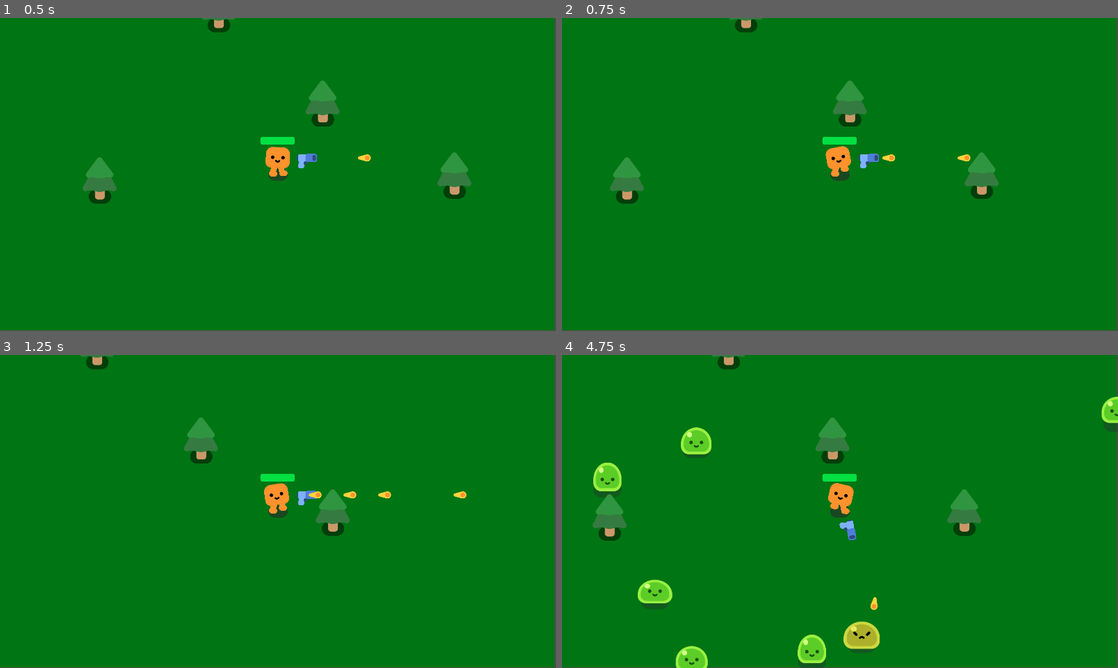
Above: before the commit, frames 1-4 (two rows, left to right).
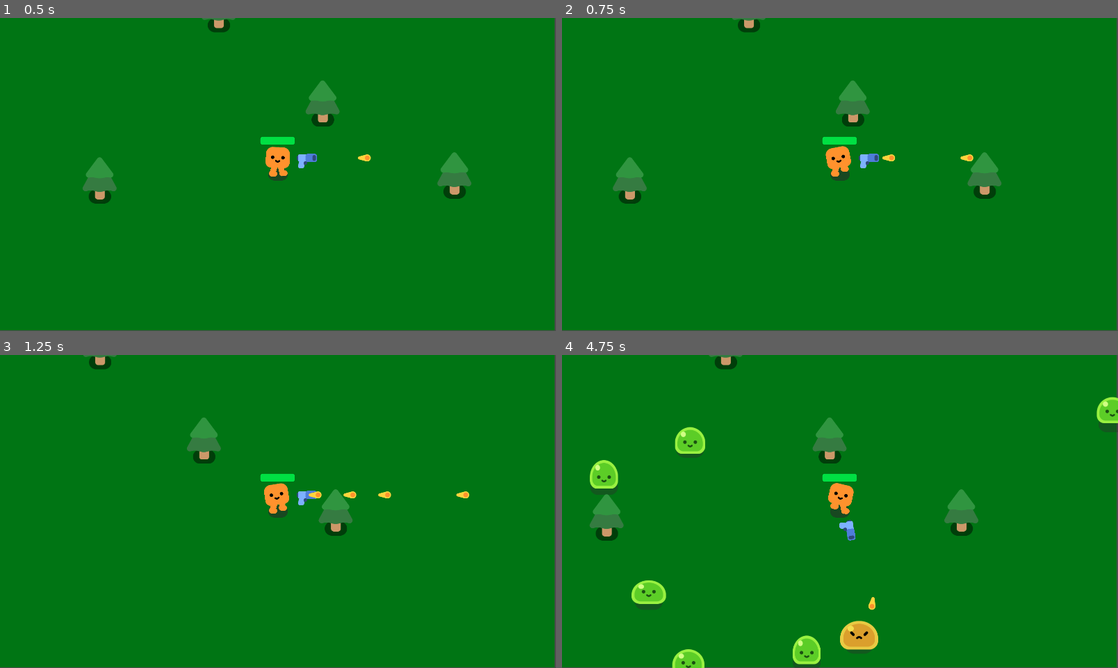
Above: after the commit, the same moments.

Repository: minusonee/SurvivorGame
Game: Godot game, scene res://survivors_game.tscn
Same seed, same stepped clock (60 frames per second), same inputs: the game is played once before the commit and once after it.
Inputs:
- Up to frame 1 (0.5 s): no input
- Up to frame 2 (0.75 s): tap Enter at 0.5 s; hold D (move_right) from 0.53 s (still down)
- Up to frame 3 (1.25 s): keep holding D (move_right)
- Up to frame 4 (4.75 s): release D (move_right) at 1.28 s; hold S (move_down) 1.28-2.03 s; hold D (move_right) 2.03-2.78 s; hold W (move_up) 2.78-3.53 s; hold A (move_left) from 3.53 s (still down)

Frame 1 is identical in both runs. In frame 2, 0.7% of the frame differs, in the area x 8-79%, y 0-60%; in frame 3, 0.5%; in frame 4, 3.1%, in the area x 5-100%, y 0-100%.

Commit message:
fix: fixed collision problems between player and mobs

Diff:
--- a/mob.gd
+++ b/mob.gd
@@ -9,9 +9,10 @@
 
 
 func _physics_process(delta):
+	move_and_collide(velocity * delta)
 	var direction = global_position.direction_to(player.global_position)
 	velocity = direction * 100
-	move_and_slide()
+
 
 func take_damage():
 	%Slime.play_hurt();
--- a/mob.tscn
+++ b/mob.tscn
@@ -3,9 +3,8 @@
 [ext_resource type="Script" path="res://mob.gd" id="1_4qj6u"]
 [ext_resource type="PackedScene" uid="uid://ogik4s70pgwl" path="res://characters/slime/slime.tscn" id="1_tsxp1"]
 
-[sub_resource type="CapsuleShape2D" id="CapsuleShape2D_q46rf"]
-radius = 46.0
-height = 111.978
+[sub_resource type="CircleShape2D" id="CircleShape2D_g1wh4"]
+radius = 43.7379
 
 [node name="Mob" type="CharacterBody2D"]
 collision_layer = 2
@@ -16,6 +15,8 @@
 position = Vector2(0, 25)
 
 [node name="CollisionShape2D" type="CollisionShape2D" parent="."]
-position = Vector2(1, -9)
-rotation = -1.56555
-shape = SubResource("CapsuleShape2D_q46rf")
+y_sort_enabled = true
+position = Vector2(1, -11)
+rotation = 3.09447
+shape = SubResource("CircleShape2D_g1wh4")
+one_way_collision_margin = 0.0
--- a/player.gd
+++ b/player.gd
@@ -5,9 +5,9 @@
 var health = 100
 
 func _physics_process(delta):
+	move_and_collide(velocity * delta)
 	var direction = Input.get_vector("move_left", "move_right", "move_up", "move_down")
 	velocity = direction * 600
-	move_and_slide()
 	if velocity.length() != 0:
 		%HappyBoo.play_walk_animation();
 	else:
--- a/player.tscn
+++ b/player.tscn
@@ -4,8 +4,7 @@
 [ext_resource type="PackedScene" uid="uid://pbmyh1qru7p" path="res://characters/happy_boo/happy_boo.tscn" id="1_o5ae3"]
 [ext_resource type="PackedScene" uid="uid://cemgbe80y46kd" path="res://gun.tscn" id="3_6g2xj"]
 
-[sub_resource type="RectangleShape2D" id="RectangleShape2D_yc2aw"]
-size = Vector2(37, 24)
+[sub_resource type="RectangleShape2D" id="RectangleShape2D_77ojn"]
 
 [sub_resource type="CapsuleShape2D" id="CapsuleShape2D_741uw"]
 radius = 34.8156
@@ -26,6 +25,7 @@
 corner_radius_bottom_left = 8
 
 [node name="Player" type="CharacterBody2D"]
+slide_on_ceiling = false
 script = ExtResource("1_kp1ik")
 
 [node name="HappyBoo" parent="." instance=ExtResource("1_o5ae3")]
@@ -34,7 +34,7 @@
 [node name="CollisionShape2D" type="CollisionShape2D" parent="."]
 y_sort_enabled = true
 position = Vector2(0.5, -10)
-shape = SubResource("RectangleShape2D_yc2aw")
+shape = SubResource("RectangleShape2D_77ojn")
 one_way_collision_margin = 0.0
 
 [node name="Camera2D" type="Camera2D" parent="."]
@@ -50,7 +50,6 @@
 [node name="CollisionShape2D" type="CollisionShape2D" parent="HurtBox"]
 position = Vector2(-2, -59)
 rotation = -1.55885
-scale = Vector2(1, 1)
 shape = SubResource("CapsuleShape2D_741uw")
 debug_color = Color(0.922377, 5.10186e-05, 0.687741, 0.42)
 
